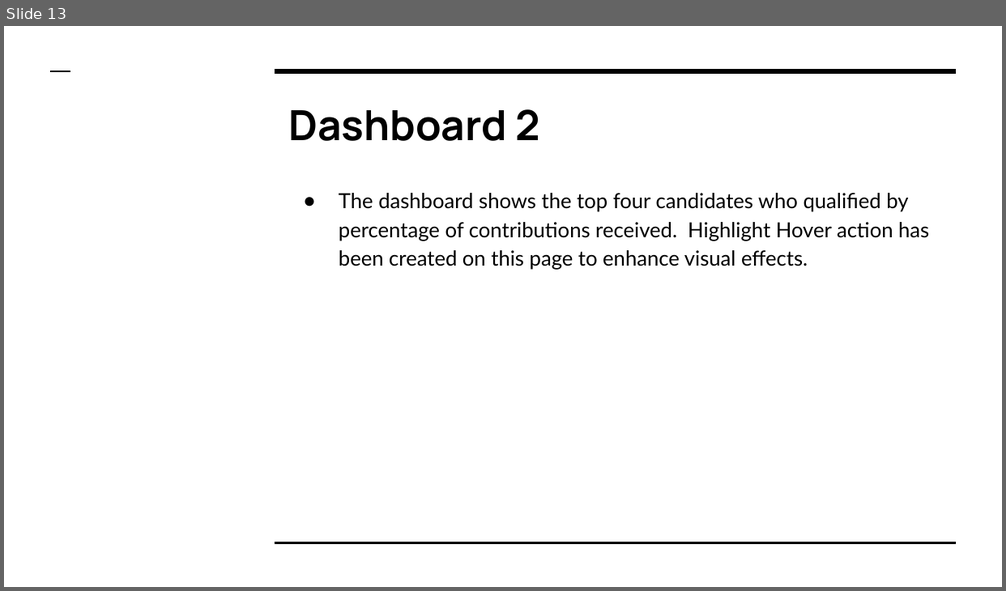
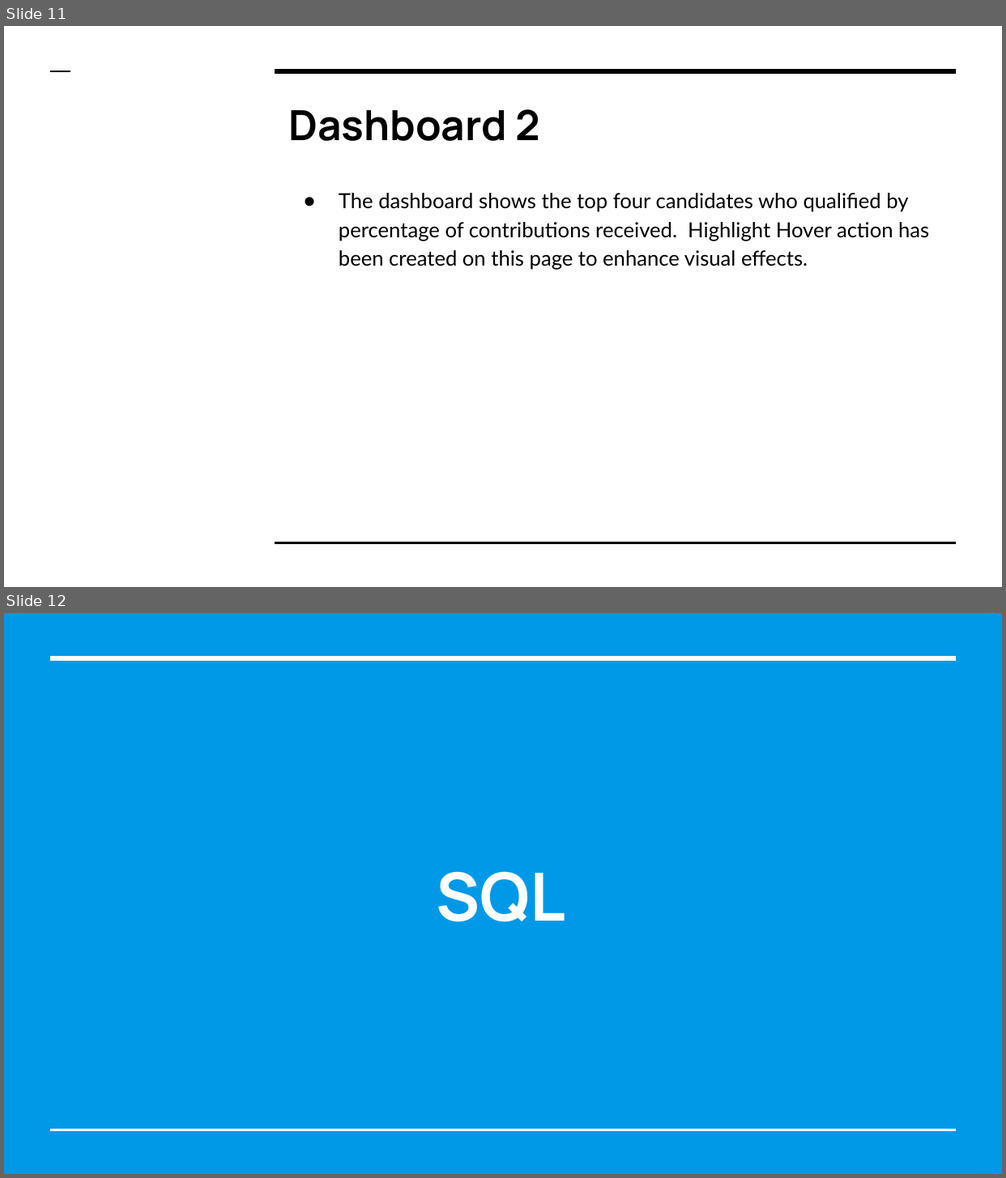
Before and after one commit to ssheggrud/Mod_20_Project, a slide deck: Presentation/Group5Presentation.pptx. Shown one above the other, each under a label of ours: slide 13 before the commit, slides 11 and 12 after it. The pictures are 1006x591 and 1006x1178 pixels, drawn with LibreOffice and Linux fonts; fonts in the diff are those of the drawing. Boxes give left, top, right and bottom in pixels: in the first picture for what was removed or moved away, otherwise in the second. Text is boxed around its words. In the diff, an @@ line names an element or a change of style, - is before the commit and + after.

```diff
--- a/Presentation/Group5Presentation.pptx
+++ b/Presentation/Group5Presentation.pptx
@@ slide 12 added at (x1=4, y1=613, x2=1002, y2=1174), background #0099E8 @@
@@ line added from (51, 658) to (956, 658), #FFFFFF 3 pt @@
@@ title added at (x1=437, y1=871, x2=565, y2=922), 48 pt, text #FFFFFF, bold @@
+SQL
@@ line added from (51, 1130) to (956, 1130), #FFFFFF 1.5 pt @@
@@ what was slide 13 is now slide 11 @@
```
Also in this commit, not shown: 3 slides changed, 1 other slide added.
